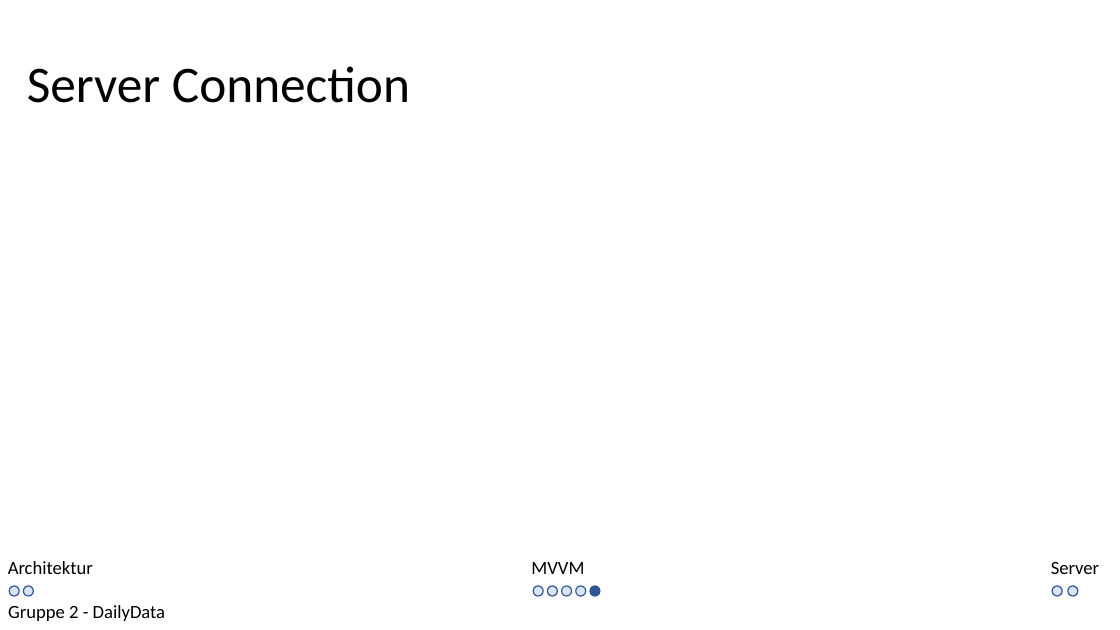
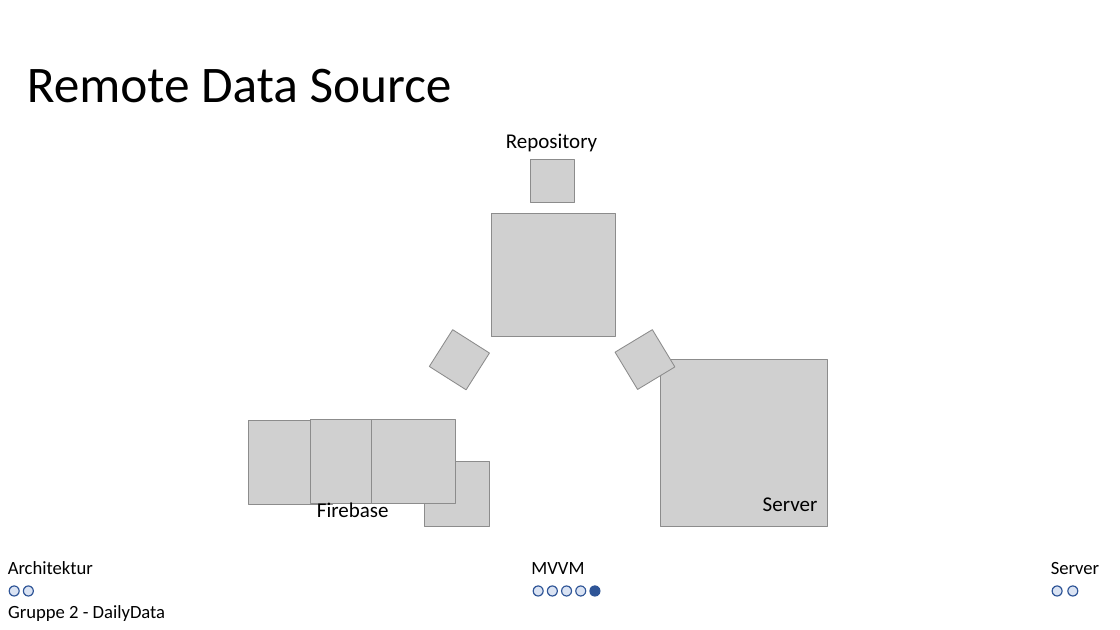
Before and after one commit to kittyahy/PSEAppGruppe2, a slide deck: slide 8 of Praesentationen/02-Entwurfsphase/Entwurf Präsentation.pptx. Drawn at 1120x630 pixels with LibreOffice and Linux fonts; fonts in the diff are those of the drawing; grey boxes stand for pictures. Boxes give left, top, right and bottom in pixels: in the first picture for what was removed or moved away, otherwise in the second. Text is boxed around its words. In the diff, an @@ line names an element or a change of style, - is before the commit and + after.

Commit message:
Präsentation Update (RDS)
RDS Folie in Entwurfs-Präsentation ausgefüllt

```diff
--- a/Praesentationen/02-Entwurfsphase/Entwurf Präsentation.pptx
+++ b/Praesentationen/02-Entwurfsphase/Entwurf Präsentation.pptx
@@ title at bbox=[27, 68, 452, 103]: text changed @@
-Server Connection
+Remote Data Source
@@ text added at bbox=[506, 133, 597, 152], 18 pt, text #000000 @@
+Repository
@@ picture added at bbox=[531, 159, 575, 202] @@
@@ picture added at bbox=[492, 213, 616, 338] @@
@@ picture added at bbox=[429, 329, 490, 390] @@
@@ picture added at bbox=[615, 330, 675, 390] @@
@@ picture added at bbox=[660, 360, 828, 527] @@
@@ picture added at bbox=[371, 419, 455, 503] @@
@@ picture added at bbox=[249, 420, 333, 504] @@
@@ picture added at bbox=[311, 420, 395, 504] @@
@@ picture added at bbox=[424, 461, 490, 527] @@
@@ text added at bbox=[317, 500, 389, 517], 18 pt, text #000000 @@
+Firebase
@@ text added at bbox=[763, 497, 818, 511], 18 pt, text #000000 @@
+Server
```
